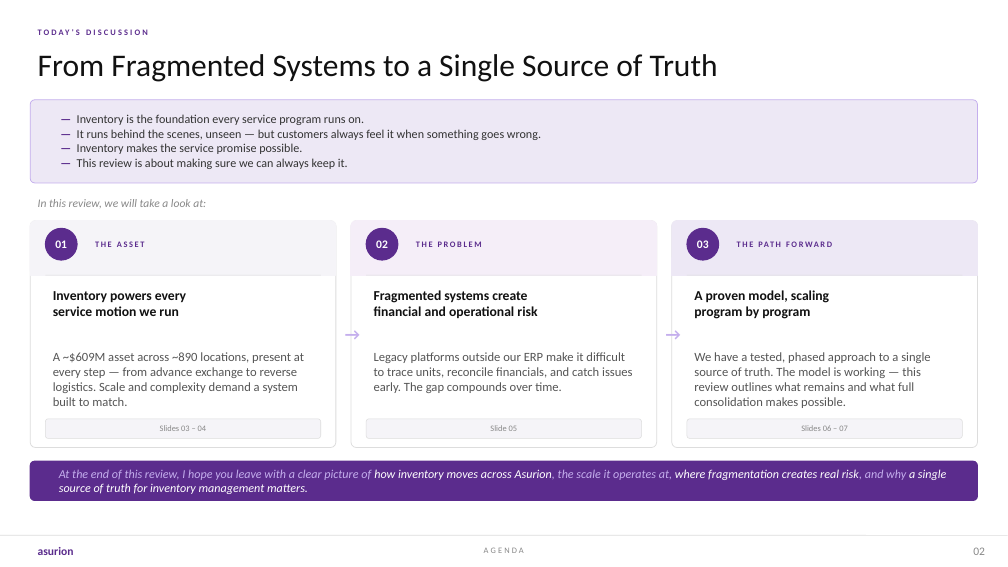
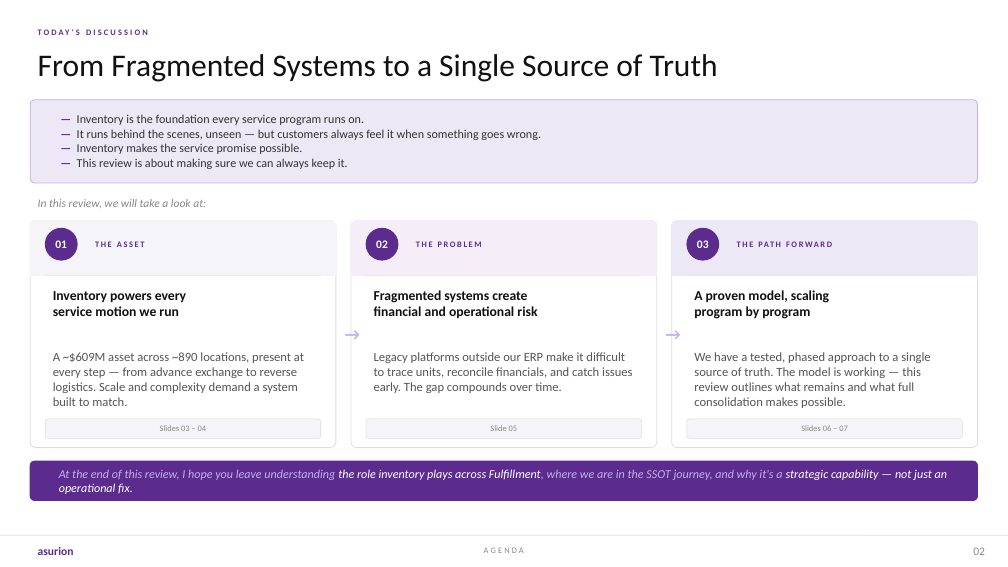
Before and after one commit to pritchardbna/my-portfolio, a slide deck: slide 2 of public/Inventory-at-Asurion.pptx. Drawn at 1008x567 pixels with LibreOffice and Linux fonts; fonts in the diff are those of the drawing. Boxes give left, top, right and bottom in pixels: in the first picture for what was removed or moved away, otherwise in the second. Text is boxed around its words. In the diff, an @@ line names an element or a change of style, - is before the commit and + after.

```diff
--- a/public/Inventory-at-Asurion.pptx
+++ b/public/Inventory-at-Asurion.pptx
@@ text at [59, 469, 947, 494]: text changed; text colour #FFFFFF to #C4AEED @@
-At the end of this review, I hope you leave with a clear picture of how inventory moves across Asurion, the scale it operates at, where fragmentation creates real risk, and why a single source of truth for inventory management matters.
+At the end of this review, I hope you leave understanding the role inventory plays across Fulfillment, where we are in the SSOT journey, and why it's a strategic capability — not just an operational fix.
```
Also in this commit, not shown: 1 other file.
